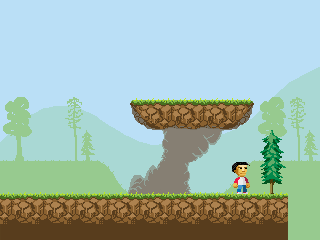
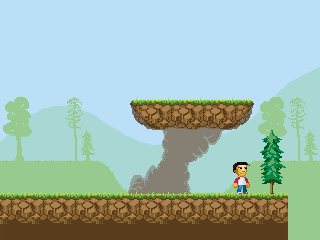
Layer changes from the first 320 × 240 image to the second:
painted on "character" over [left=232, top=162, right=250, bottom=194]
